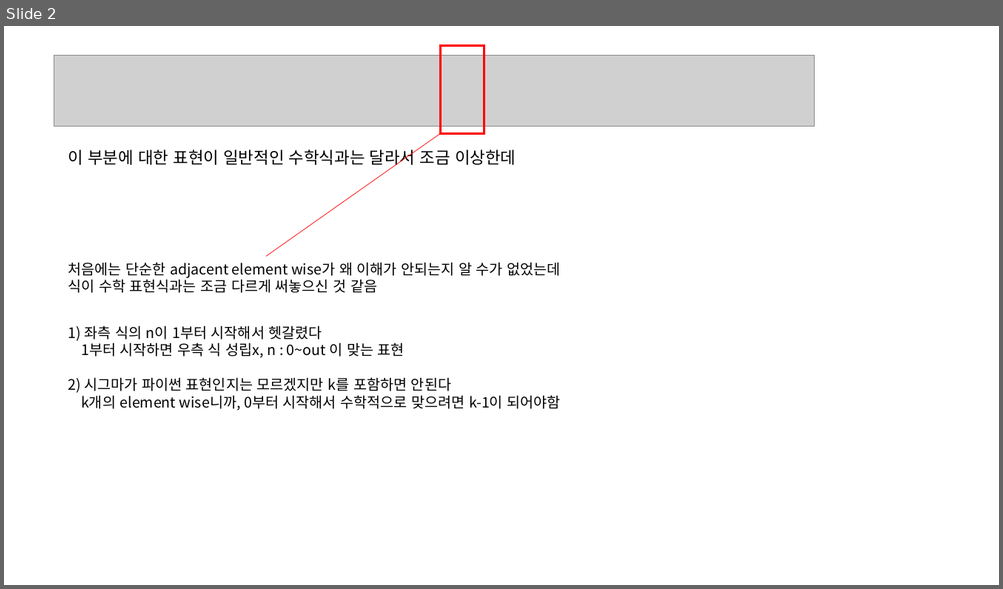
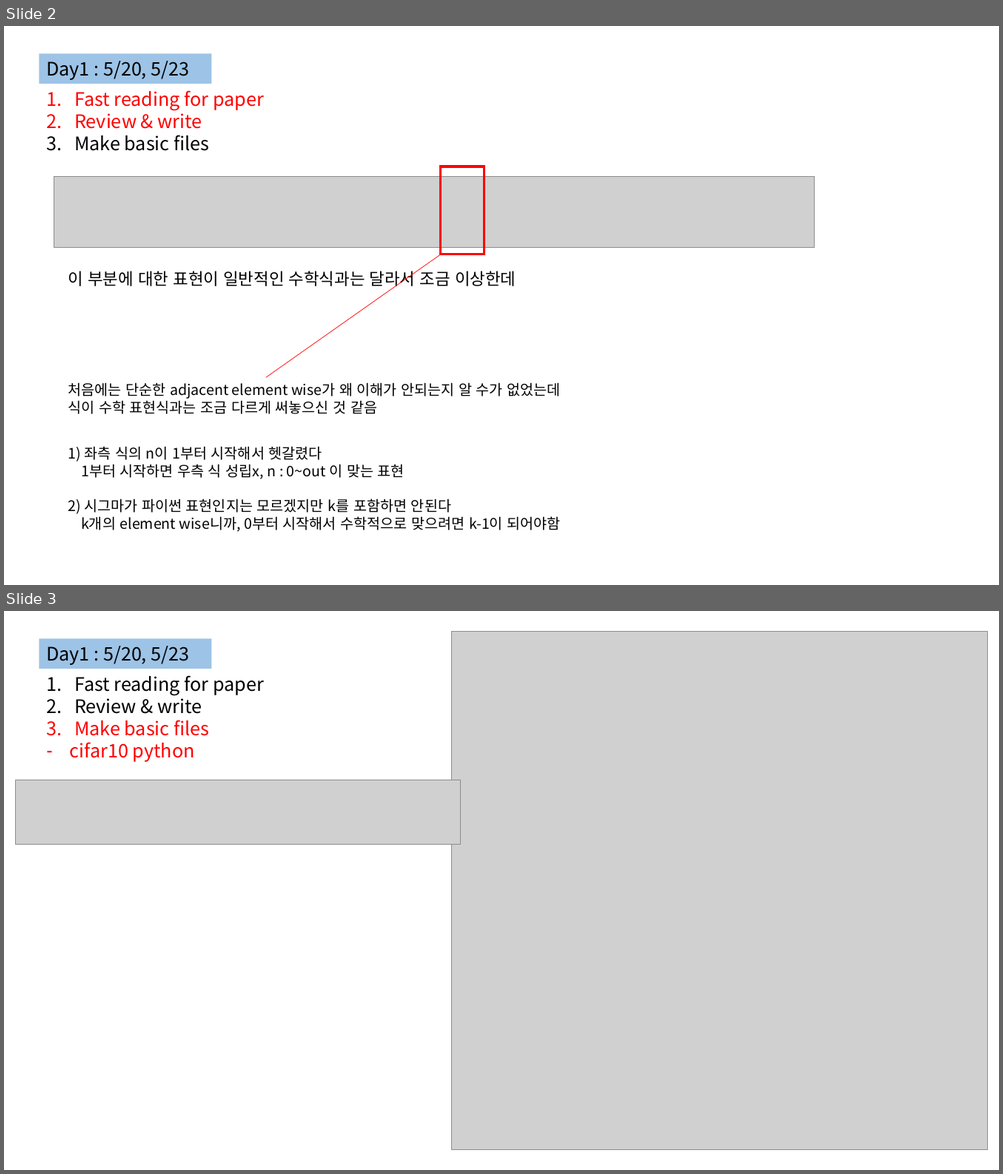
Before and after one commit to crapine1119/fishnet, a slide deck: PPT/fishnet_understanding.pptx. Shown one above the other, each under a label of ours: slide 2 before the commit, slides 2 and 3 after it. The pictures are 1003x589 and 1003x1174 pixels, drawn with LibreOffice and Linux fonts; fonts in the diff are those of the drawing; grey boxes stand for pictures. Boxes give left, top, right and bottom in pixels: in the first picture for what was removed or moved away, otherwise in the second. Text is boxed around its words. In the diff, an @@ line names an element or a change of style, - is before the commit and + after.

```diff
--- a/PPT/fishnet_understanding.pptx
+++ b/PPT/fishnet_understanding.pptx
@@ slide 3 added at box(4, 611, 999, 1170), background #FFFFFF @@
@@ picture added at box(452, 632, 987, 1150) @@
@@ rectangle added at box(39, 638, 211, 669), fill #9DC3E6, 18 pt, text #000000 @@
+Day1 : 5/20, 5/23
@@ text added at box(70, 675, 264, 762), 18 pt, text #000000 @@
+1. Fast reading for paper
+2. Review & write
+3. Make basic files
+– cifar10 python
@@ picture added at box(16, 780, 461, 845) @@
@@ slide 2 changed as well @@
@@ rectangle added at box(39, 53, 211, 84), fill #9DC3E6, 18 pt, text #000000 @@
+Day1 : 5/20, 5/23
@@ text added at box(74, 90, 264, 151), 18 pt, text #FF0000 @@
+1. Fast reading for paper
+2. Review & write
+3. Make basic files
@@ 3 texts, 1 picture, 1 line, 1 rectangle: place and size @@
-3 texts, 1 picture, 1 line, 1 rectangle at box(54, 45, 814, 411)
+3 texts, 1 picture, 1 line, 1 rectangle at box(54, 167, 814, 532)
```
Also in this commit, not shown: 1 other slide changed, 1 other slide added, 2 other files.
